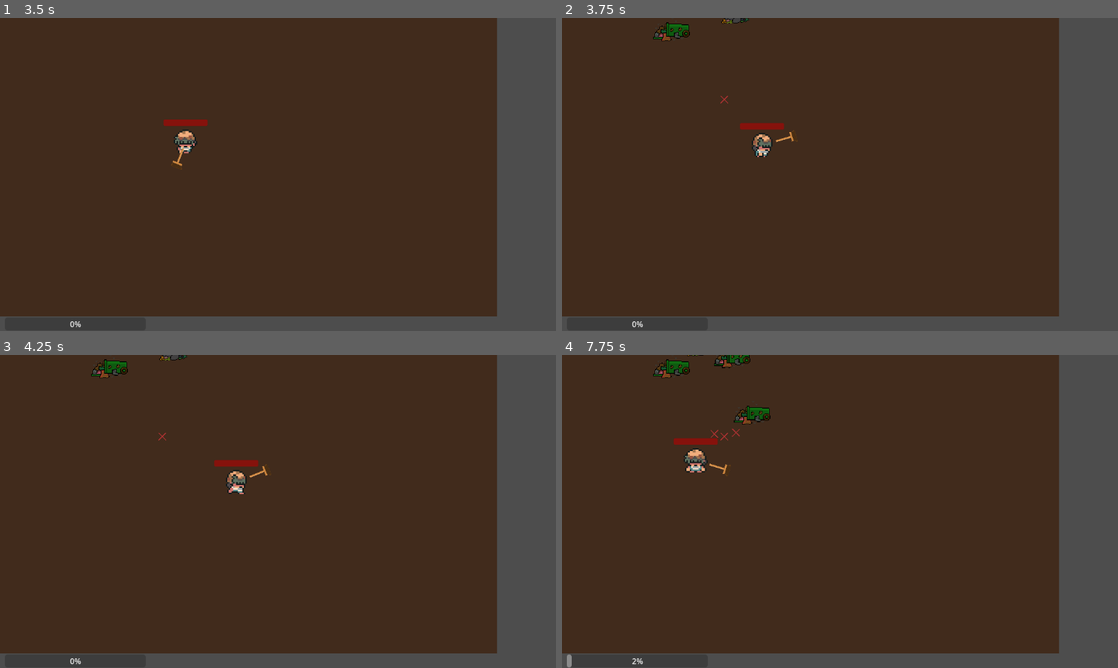
Above: before the commit, frames 1-4 (two rows, left to right).
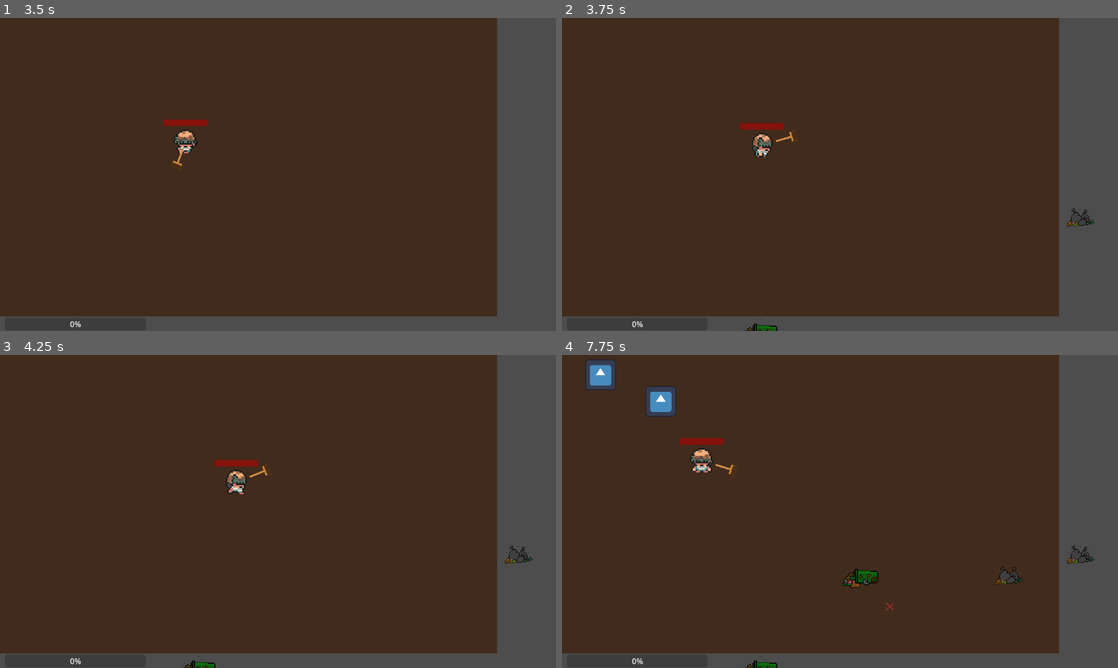
Above: after the commit, the same moments.

Repository: Franciscco018/RogueLixo
Game: Godot game, scene res://menu.tscn
Two runs of this game, one before a commit and one after it. Both use one fixed random seed, a clock stepped at 60 frames per second and the inputs below. The engine's default icon, where the game draws it, is replaced by a stand-in: a white triangle on a blue panel in a dark square.
Inputs (mouse positions are in pixels of both pictures, inside the frame that each line leads up to):
- Up to frame 1 (3.5 s): click "Jogar" at 0.5 s; click "Jogar" at 1.25 s; tap Enter at 2 s; move the mouse to (400, 158) at 2.02 s; press the mouse at (400, 158) at 2.03 s; hold D (right) 2.03-2.78 s; move the mouse to (166, 190) at 2.77 s; release the mouse at (166, 190) at 2.78 s; hold S (down) from 2.78 s (still down); click (166, 190) at 2.85 s
- Up to frame 2 (3.75 s): move the mouse to (895, 105) at 3.52 s; release S (down) at 3.53 s; press the mouse at (895, 105) at 3.53 s; hold D (right) from 3.53 s (still down)
- Up to frame 3 (4.25 s): keep holding D (right)
- Up to frame 4 (7.75 s): move the mouse to (812, 574) at 4.27 s; release D (right) at 4.28 s; release the mouse at (812, 574) at 4.28 s; hold W (up) 4.28-5.03 s; click (812, 574) at 4.35 s; move the mouse to (1006, 558) at 5.02 s; press the mouse at (1006, 558) at 5.03 s; hold A (left) 5.03-5.75 s; tap Escape (esc) at 5.65 s; release the mouse at (1006, 558) at 5.75 s; click "Voltar" at 5.75 s; move the mouse to (673, 464) at 6.52 s; hold A (left) 6.53-7.28 s; click (673, 464) at 6.6 s; move the mouse to (867, 511) at 7.27 s; press the mouse at (867, 511) at 7.28 s; hold S (down) from 7.28 s (still down)

Frame 1 is identical in both runs. In frame 2, 0.5% of the frame differs, in the area x 16-96%, y 0-100%; in frame 3, 0.5%; in frame 4, 2.8%, in the area x 0-96%, y 0-100%.

Commit message:
amém2
a

Diff:
--- a/Robson.gd
+++ b/Robson.gd
@@ -1,6 +1,7 @@
 extends CharacterBody2D
 
 @onready var lixo = preload("res://lixo.tscn")
+@onready var voltar = $"../CanvasLayer/Control/ColorRect/VBoxContainer/Voltar"
 
 var knock = false
 var jogador_detectado = false
@@ -52,6 +53,9 @@
 	var distancia = 1
 	if Input.is_action_pressed("attack"):
 		distancia = 30
+		$arma/AArma/ColArma.disabled = false
+	else:
+		$arma/AArma/ColArma.disabled = true
 	$arma.position = dir * distancia
 
 	if $"../CanvasLayer/Xp".value == 50:
@@ -61,6 +65,8 @@
 
 	if Input.is_action_pressed("esc"):
 		$"../CanvasLayer/Control/ColorRect".visible = true
+		get_tree().paused = true
+		voltar.grab_focus()
 
 
 func _on_area_robson_area_entered(area):
@@ -76,7 +82,7 @@
 		$"../hit".play()
 		knock = true
 		var dir_enemy = area.get_parent().target_pos * 3000
-		velocity += dir_enemy
+		velocity = dir_enemy
 		await(get_tree().create_timer(0.1).timeout)
 		knock = false
 
@@ -91,6 +97,7 @@
 
 
 func _on_voltar_pressed():
+	get_tree().paused = false
 	$"../CanvasLayer/Control/ColorRect".visible = false
 
 
--- a/Sprite2D.gd
+++ b/Sprite2D.gd
@@ -6,4 +6,4 @@
 	var ene = enemy.instantiate()
 	await(get_tree().create_timer(1).timeout)
 	queue_free()
-	add_child(ene)
+	get_parent().get_parent().add_child(ene)
--- a/cenaP.tscn
+++ b/cenaP.tscn
@@ -223,6 +223,8 @@
 }
 
 [node name="Node2D" type="Node2D"]
+metadata/_edit_vertical_guides_ = [2060.0, 6.0]
+metadata/_edit_horizontal_guides_ = [1250.0, -9.0]
 
 [node name="ColorRect" type="ColorRect" parent="."]
 offset_right = 2061.0
@@ -230,6 +232,7 @@
 color = Color(0.25, 0.1495, 0.0825, 0.870588)
 
 [node name="CanvasLayer" type="CanvasLayer" parent="."]
+process_mode = 3
 
 [node name="Xp" type="ProgressBar" parent="CanvasLayer"]
 offset_left = 10.0
@@ -341,6 +344,7 @@
 [node name="ColArma" type="CollisionShape2D" parent="Robson/arma/AArma"]
 position = Vector2(-22.3077, 17.9843)
 shape = SubResource("RectangleShape2D_2oma7")
+disabled = true
 
 [node name="AnimationPlayer" type="AnimationPlayer" parent="Robson/arma"]
 libraries = {
--- a/spawner.gd
+++ b/spawner.gd
@@ -6,12 +6,12 @@
 @onready var xix = preload("res://xix.tscn")
 
 func _on_timer_timeout():
-	var Tpos_x = randi_range(-200,200)
-	var Tpos_y = randi_range(-200,200)
-	var Lpos_x = randi_range(-200,200)
-	var Lpos_y = randi_range(-200,200)
-	var pos_xEne = randi_range(-200,200)
-	var pos_yEne = randi_range(-200,200)
+	var Tpos_x = randi_range(0,2000)
+	var Tpos_y = randi_range(0,2000)
+	var Lpos_x = randi_range(0,2000)
+	var Lpos_y = randi_range(0,2000)
+	var pos_xEne = randi_range(0,2000)
+	var pos_yEne = randi_range(0,2000)
 
 	var Toffset = Vector2(Tpos_x,Tpos_y)
 	var Loffset = Vector2(Lpos_x,Lpos_y)
--- a/xix.tscn
+++ b/xix.tscn
@@ -1,9 +1,11 @@
-[gd_scene load_steps=2 format=3 uid="uid://7cg67ynwcl1n"]
+[gd_scene load_steps=3 format=3 uid="uid://7cg67ynwcl1n"]
 
 [ext_resource type="Texture2D" uid="uid://dyrxdmlkxn1r6" path="res://assets/xix.png" id="1_s01ac"]
+[ext_resource type="Script" path="res://Sprite2D.gd" id="2_3fs6c"]
 
 [node name="Node2D" type="Node2D"]
 
 [node name="Sprite2D" type="Sprite2D" parent="."]
 position = Vector2(17, 17)
 texture = ExtResource("1_s01ac")
+script = ExtResource("2_3fs6c")
Binary file added: assets/Carta-roguelixo.png
Not shown, added: assets/Carta-roguelixo.png.import
Binary file added: assets/Carta-vel.png
Not shown, added: assets/Carta-vel.png.import
